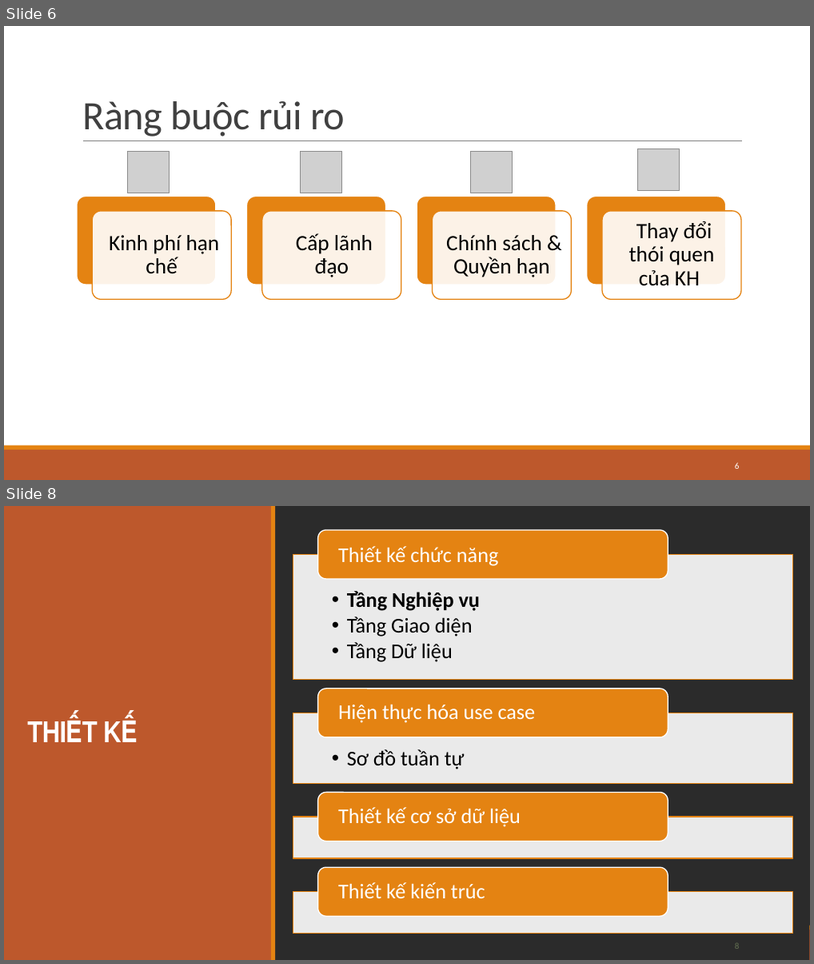
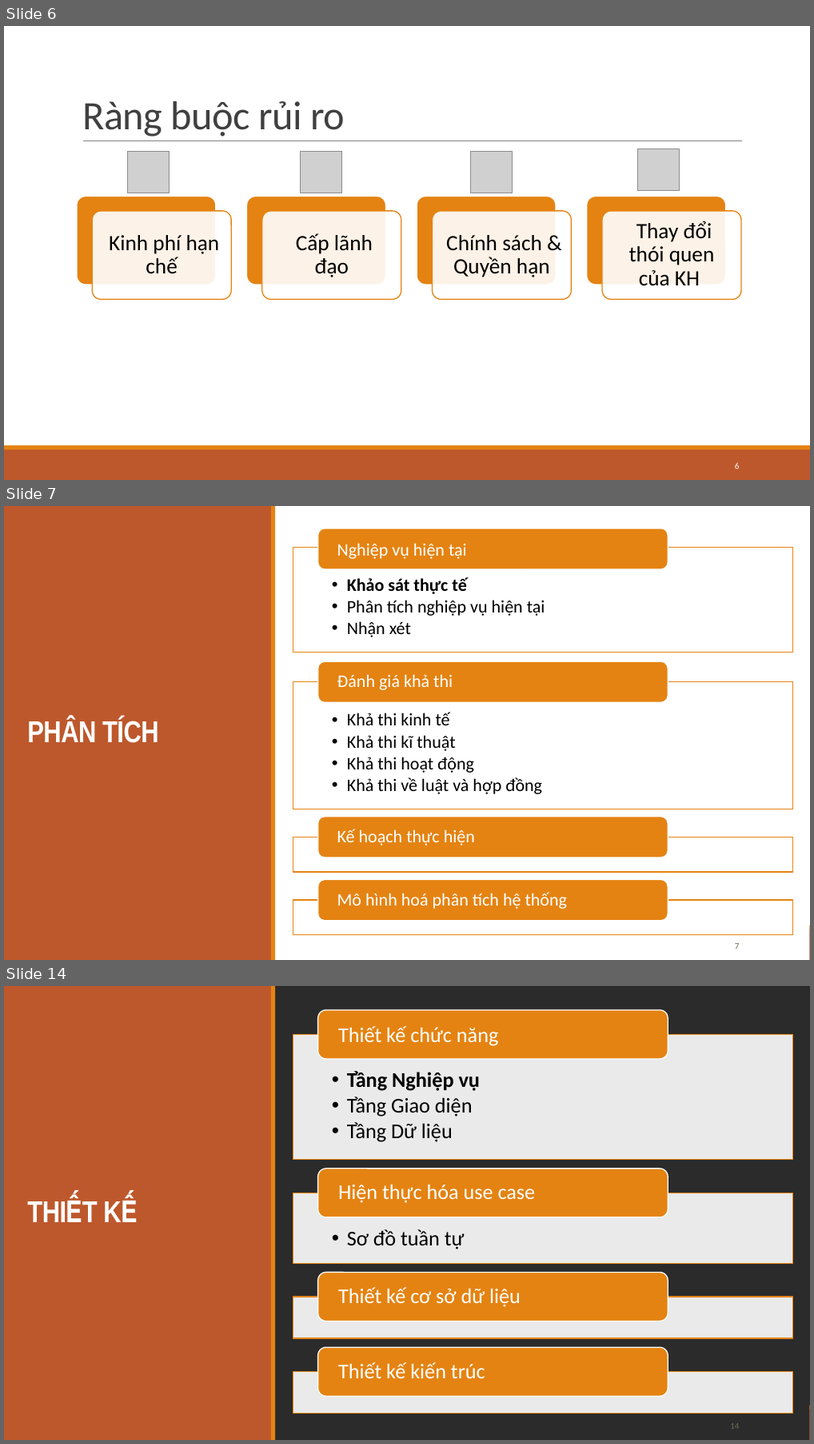
Before and after one commit to trandinhlam/master_2nd_semester, a slide deck: HoachDinhChienLuoc/DoAnHoachDinhChienLuoc.pptx. Shown one above the other, each under a label of ours: slides 6 and 8 before the commit, slides 6, 7 and 14 after it; the slides between them are not shown. The pictures are 814x964 and 814x1444 pixels, drawn with LibreOffice and Linux fonts; fonts in the diff are those of the drawing; grey boxes stand for pictures; background and template pictures are left out; a plain dark background stands for a picture behind light text. Boxes give left, top, right and bottom in pixels: in the first picture for what was removed or moved away, otherwise in the second. Text is boxed around its words. In the diff, an @@ line names an element or a change of style, - is before the commit and + after.

Commit message:
fix slide

```diff
--- a/HoachDinhChienLuoc/DoAnHoachDinhChienLuoc.pptx
+++ b/HoachDinhChienLuoc/DoAnHoachDinhChienLuoc.pptx
@@ slide 7 added at [4, 506, 810, 960], background picture (left out); not listed: 2 template elements that a slide beside it also shows @@
@@ rectangle added at [4, 506, 810, 960], fill #FFFFFF @@
@@ rectangle added at [4, 506, 272, 960], fill #BD582C @@
@@ rectangle added at [271, 506, 276, 960], fill #E48312 @@
@@ title added at [27, 717, 159, 743], 36 pt, text #FFFFFF, bold @@
+PHÂN TÍCH
@@ group added at [293, 528, 794, 935]: 6 texts, 4 rectangles, 4 rounded rectangles @@
+  • Khảo sát thực tế
+  • Phân tích nghiệp vụ hiện tại
+  • Nhận xét
+Nghiệp vụ hiện tại
+  • Khả thi kinh tế
+  • Khả thi kĩ thuật
+  • Khả thi hoạt động
+  • Khả thi về luật và hợp đồng
+Đánh giá khả thi
+Kế hoạch thực hiện
+Mô hình hoá phân tích hệ thống
@@ page number added at [735, 943, 740, 948], 10.5 pt, text #637052 @@
+7
@@ what was slide 8 is now slide 14 @@
@@ page number at [730, 1423, 739, 1428]: text changed @@
-8
+14
```
Also in this commit, not shown: 2 slides changed, 10 other slides added, 1 slide removed, 2 other files.
